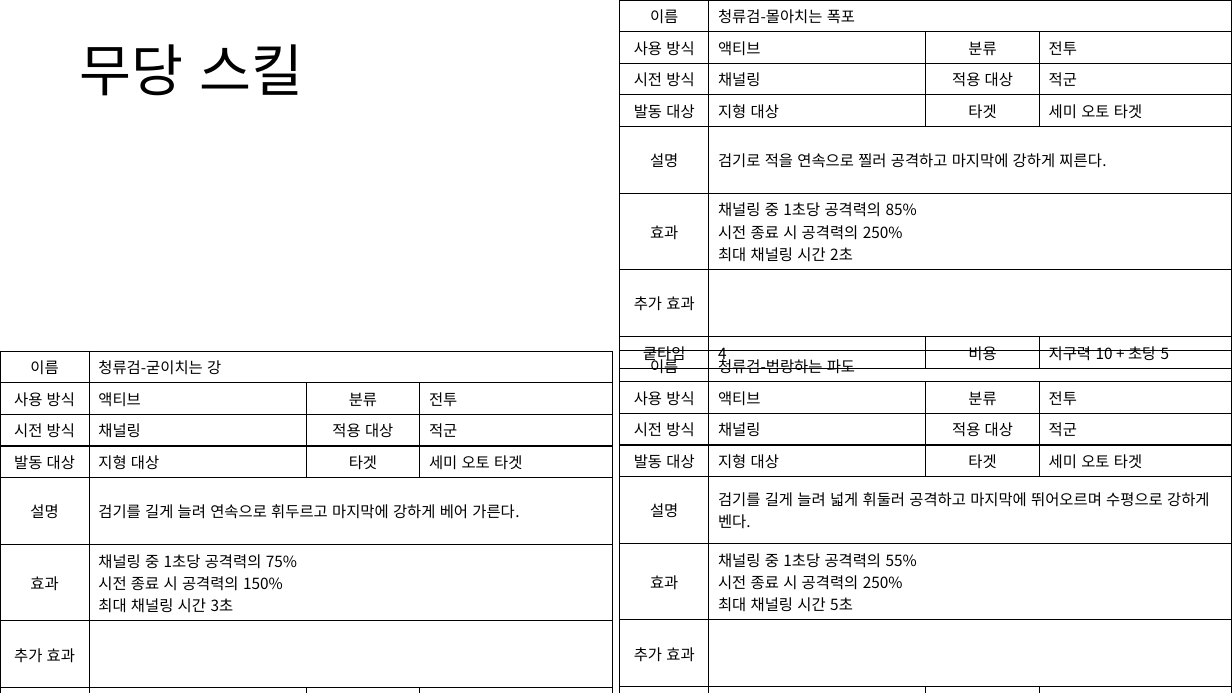
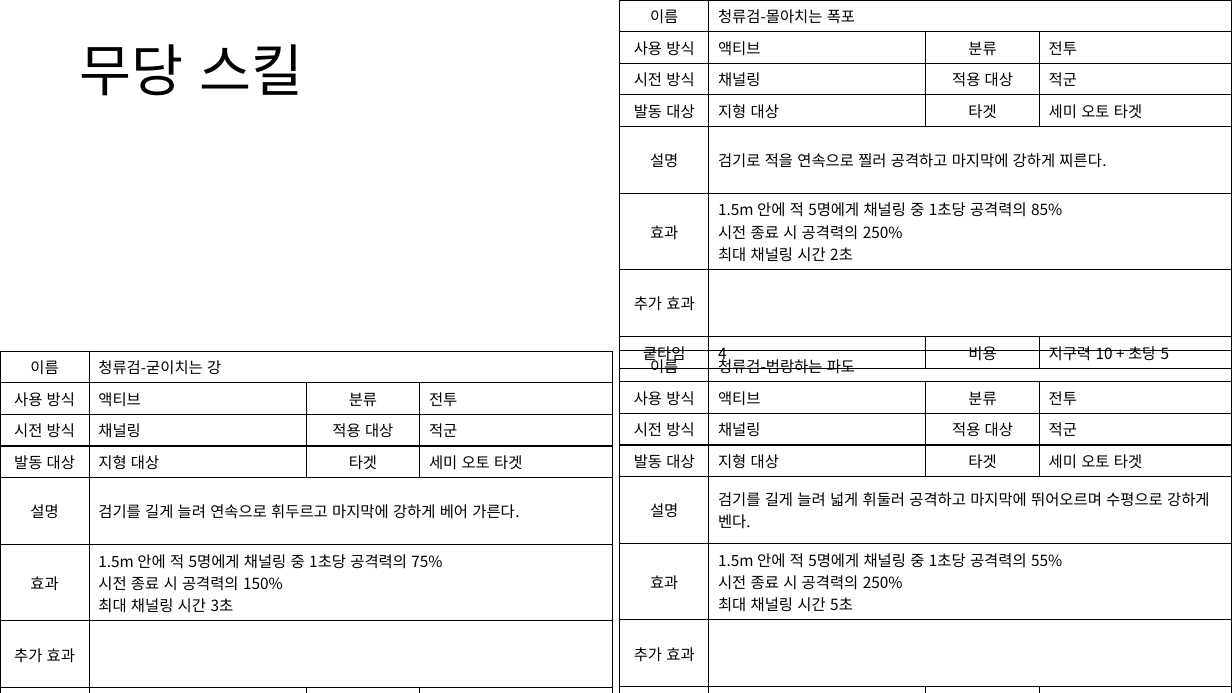
Before and after one commit to yjk0401/unityenginebasic_9th, a slide deck: slide 26 of 기획/방랑엽사전/스킬 기획서.pptx. Drawn at 1232x693 pixels with LibreOffice and Linux fonts; fonts in the diff are those of the drawing. Boxes give left, top, right and bottom in pixels: in the first picture for what was removed or moved away, otherwise in the second. Text is boxed around its words. In the diff, an @@ line names an element or a change of style, - is before the commit and + after.

```diff
--- a/기획/방랑엽사전/스킬 기획서.pptx
+++ b/기획/방랑엽사전/스킬 기획서.pptx
@@ table at <box>620,0,1232,367</box> @@
-row 6, column 2: 채널링 중 1초당 공격력의 85% / 시전 종료 시 공격력의 250% / 최대 채널링 시간 2초
+row 6, column 2: 1.5m 안에 적 5명에게 채널링 중 1초당 공격력의 85% / 시전 종료 시 공격력의 250% / 최대 채널링 시간 2초
@@ table at <box>0,351,613,693</box> @@
-row 6, column 2: 채널링 중 1초당 공격력의 75% / 시전 종료 시 공격력의 150% / 최대 채널링 시간 3초
+row 6, column 2: 1.5m 안에 적 5명에게 채널링 중 1초당 공격력의 75% / 시전 종료 시 공격력의 150% / 최대 채널링 시간 3초
@@ table at <box>620,350,1232,693</box> @@
-row 6, column 2: 채널링 중 1초당 공격력의 55% / 시전 종료 시 공격력의 250% / 최대 채널링 시간 5초
+row 6, column 2: 1.5m 안에 적 5명에게 채널링 중 1초당 공격력의 55% / 시전 종료 시 공격력의 250% / 최대 채널링 시간 5초
```
Also in this commit, not shown: 21 other slides changed, 7 other files.
